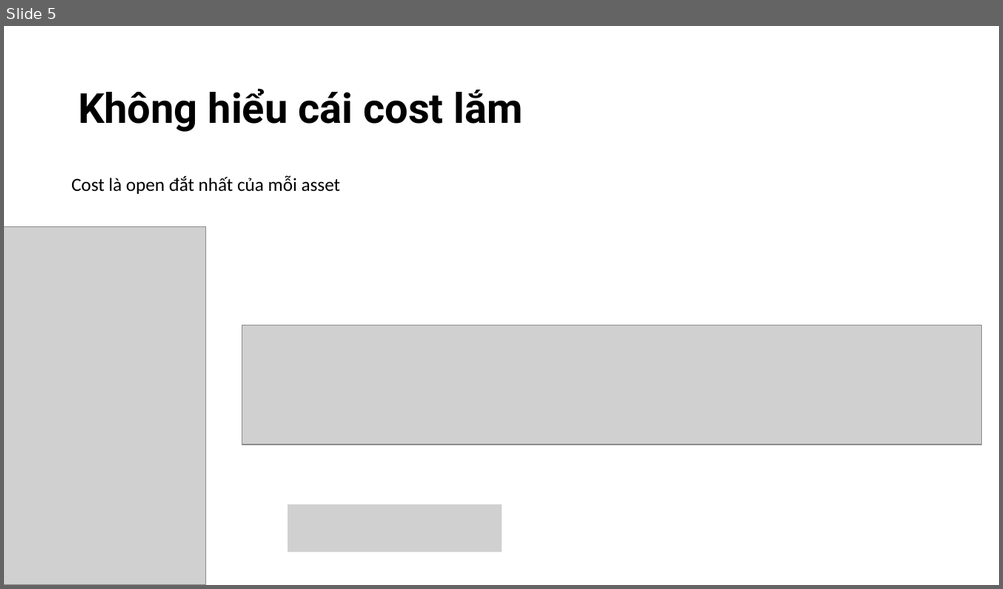
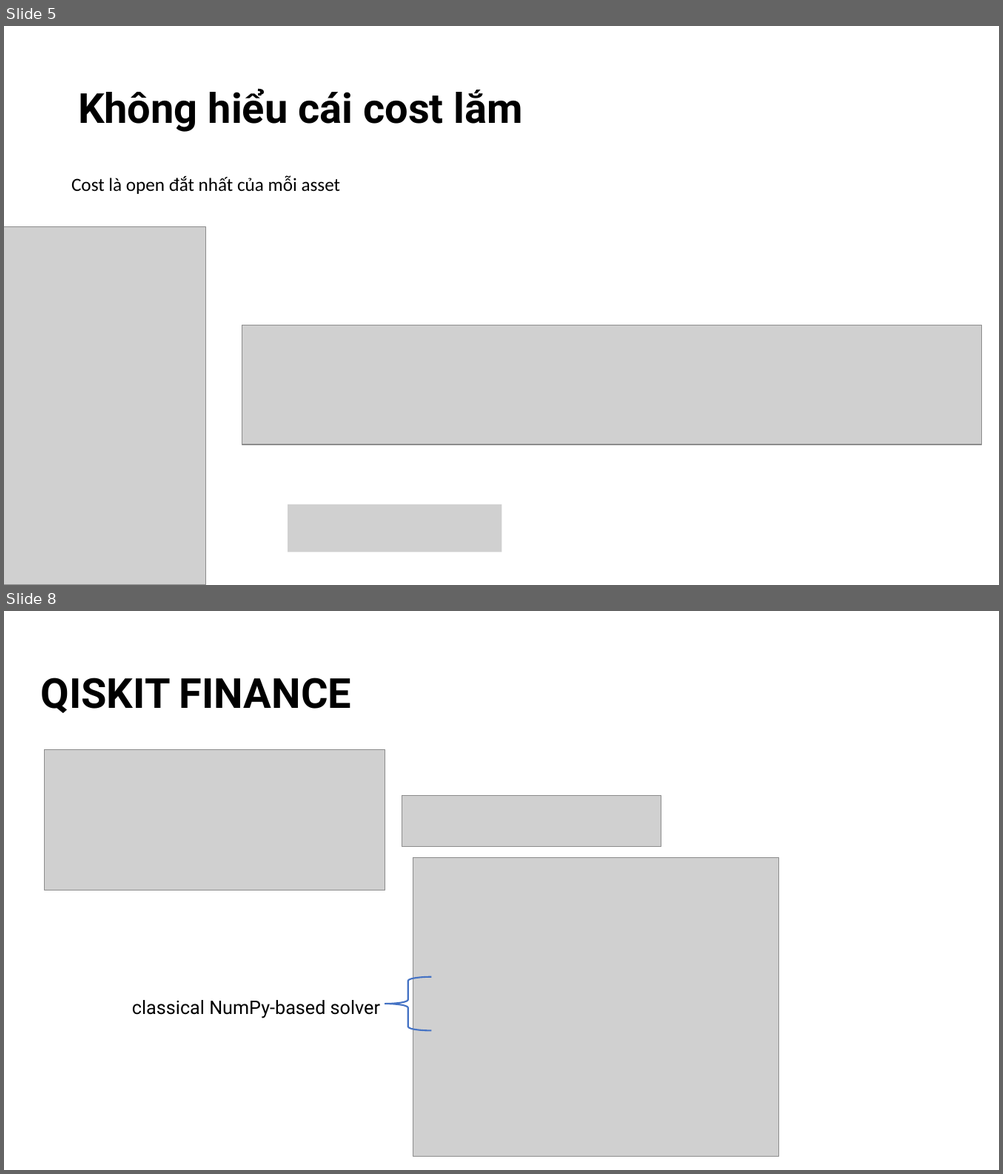
Before and after one commit to tulliavu/QPO, a slide deck: Financial Modeling Using Quantum Computing.pptx. Shown one above the other, each under a label of ours: slide 5 before the commit, slides 5 and 8 after it; the slides between them are not shown. The pictures are 1003x589 and 1003x1174 pixels, drawn with LibreOffice and Linux fonts; fonts in the diff are those of the drawing; grey boxes stand for pictures. Boxes give left, top, right and bottom in pixels: in the first picture for what was removed or moved away, otherwise in the second. Text is boxed around its words. In the diff, an @@ line names an element or a change of style, - is before the commit and + after.

```diff
--- a/Financial Modeling Using Quantum Computing.pptx
+++ b/Financial Modeling Using Quantum Computing.pptx
@@ slide 8 added at [4,611,999,1170], background #FFFFFF @@
@@ text added at [41,678,351,713], 40 pt, text #000000, bold @@
+QISKIT FINANCE
@@ picture added at [44,750,384,891] @@
@@ picture added at [401,796,660,847] @@
@@ picture added at [413,858,779,1157] @@
@@ left brace added at [384,977,432,1031], outline #4472C4 1.5 pt @@
@@ text added at [132,1000,380,1019], 18 pt, text #000000 @@
+classical NumPy-based solver
```
Also in this commit, not shown: 2 slides changed, 2 other slides added, 3 other files.
